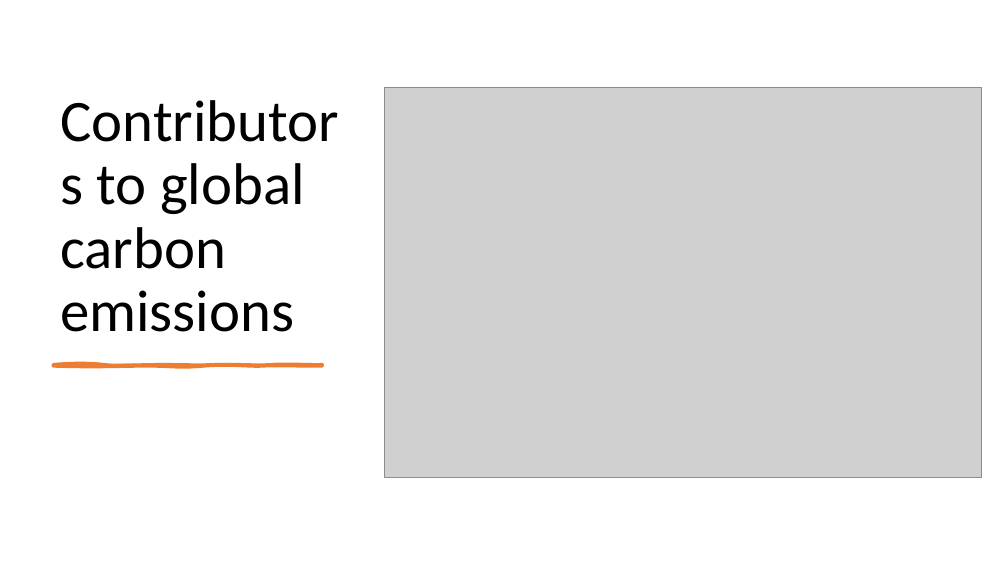
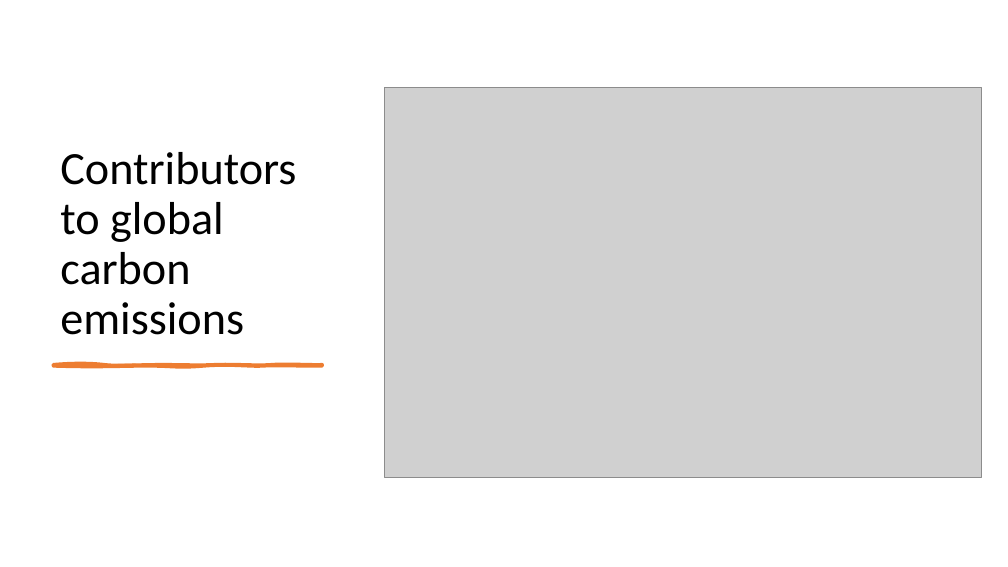
Before and after one commit to danilogiarlini/Global-CO2-Emission-Forecasting, a slide deck: slide 3 of Visualization/GlobalCO2Emission.pptx. Drawn at 1008x567 pixels with LibreOffice and Linux fonts; fonts in the diff are those of the drawing; grey boxes stand for pictures. Boxes give left, top, right and bottom in pixels: in the first picture for what was removed or moved away, otherwise in the second. Text is boxed around its words. In the diff, an @@ line names an element or a change of style, - is before the commit and + after.

```diff
--- a/Visualization/GlobalCO2Emission.pptx
+++ b/Visualization/GlobalCO2Emission.pptx
@@ text "Contributors to global carbon emissions" at [60, 152, 296, 335]: size 56 to 44 pt @@
```
Also in this commit, not shown: 1 other slide changed, 5 slides added, 4 slides removed.
